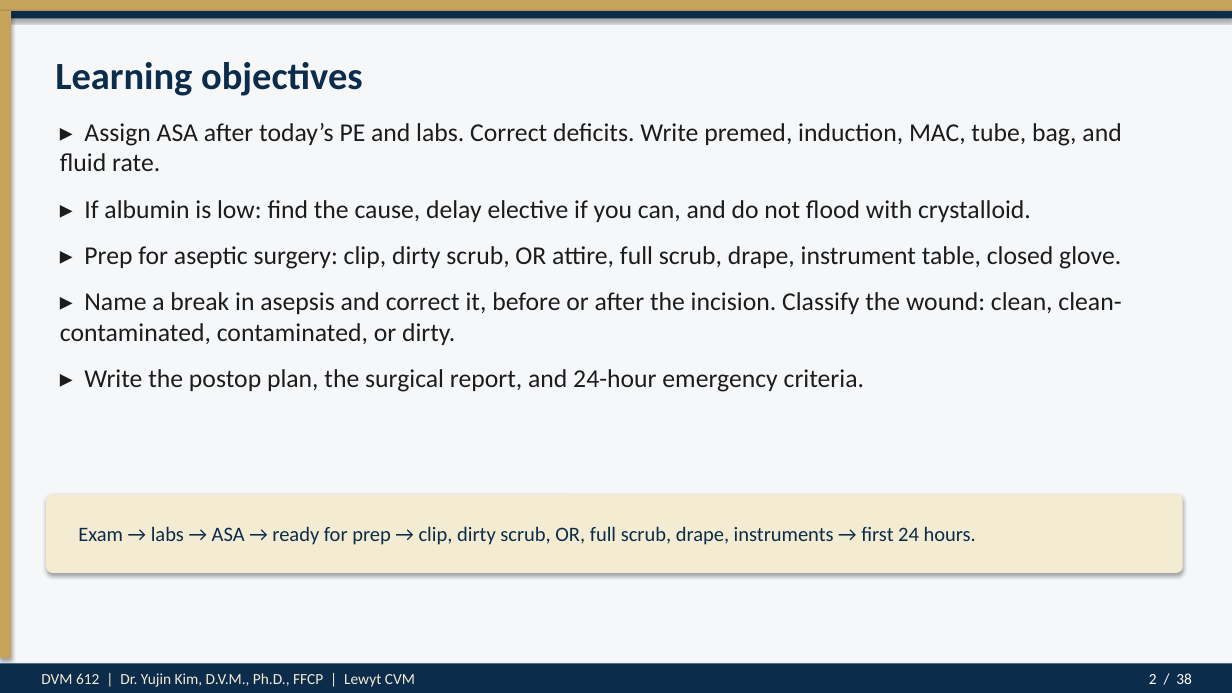
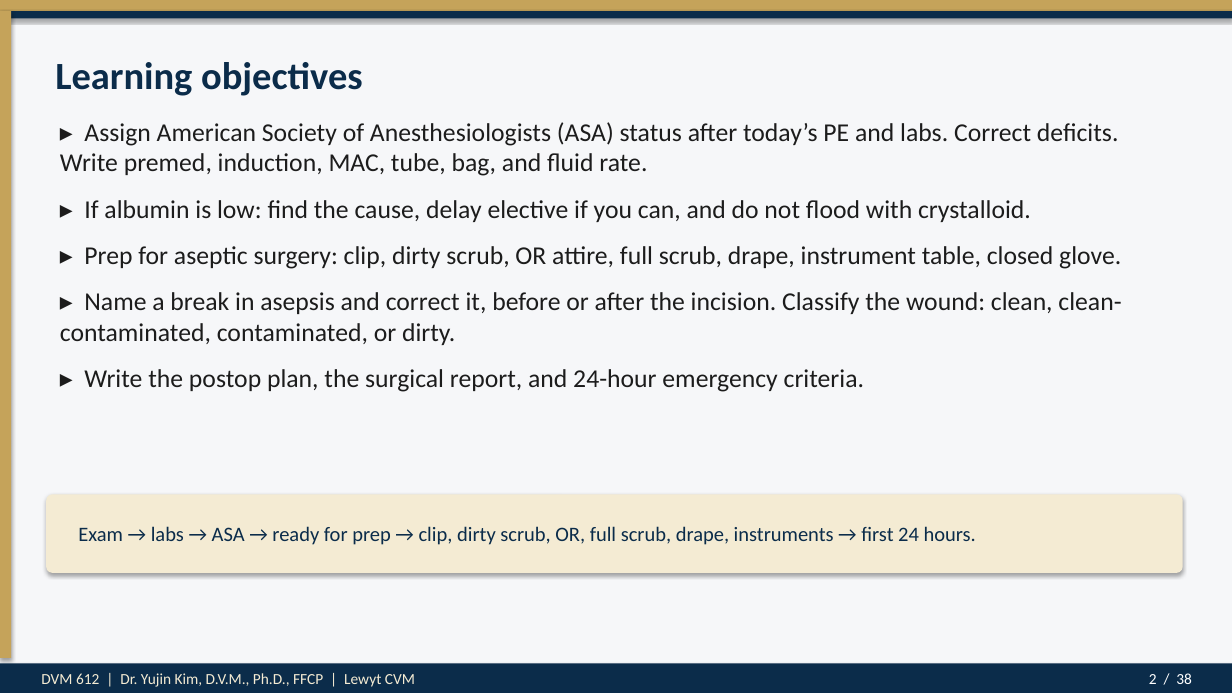
Before and after one commit to drkimvet/happycare, a slide deck: slide 2 of lectures/DVM-612_Week4_Preop_PatientPrep_Postop.pptx. Drawn at 1232x693 pixels with LibreOffice and Linux fonts; fonts in the diff are those of the drawing. Boxes give left, top, right and bottom in pixels: in the first picture for what was removed or moved away, otherwise in the second. Text is boxed around its words. In the diff, an @@ line names an element or a change of style, - is before the commit and + after.

```diff
--- a/lectures/DVM-612_Week4_Preop_PatientPrep_Postop.pptx
+++ b/lectures/DVM-612_Week4_Preop_PatientPrep_Postop.pptx
@@ text at (x1=60, y1=122, x2=1119, y2=176): text changed @@
-▸ Assign ASA after today’s PE and labs. Correct deficits. Write premed, induction, MAC, tube, bag, and fluid rate.
+▸ Assign American Society of Anesthesiologists (ASA) status after today’s PE and labs. Correct deficits. Write premed, induction, MAC, tube, bag, and fluid rate.
```
Also in this commit, not shown: 1 other slide changed, 2 other files.
